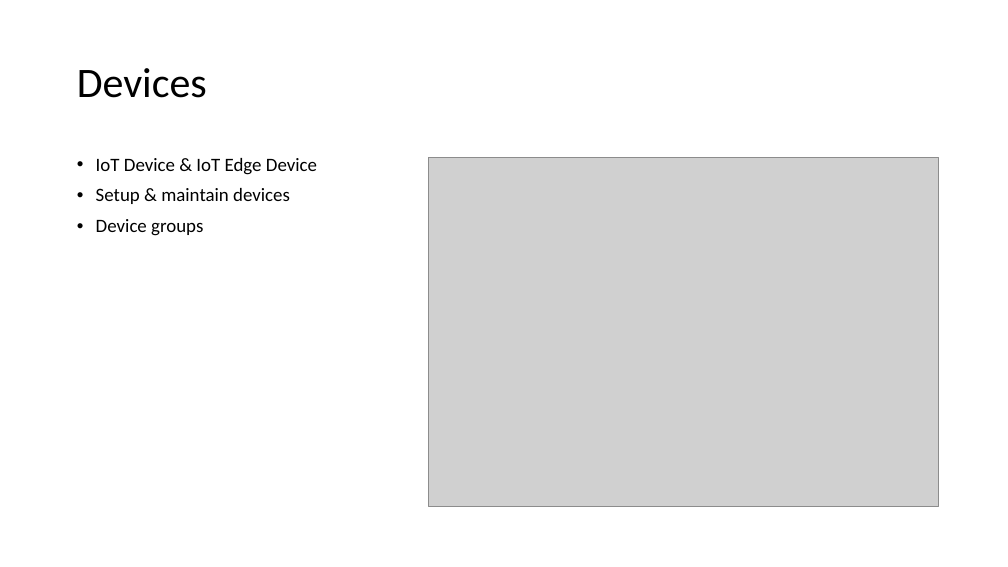
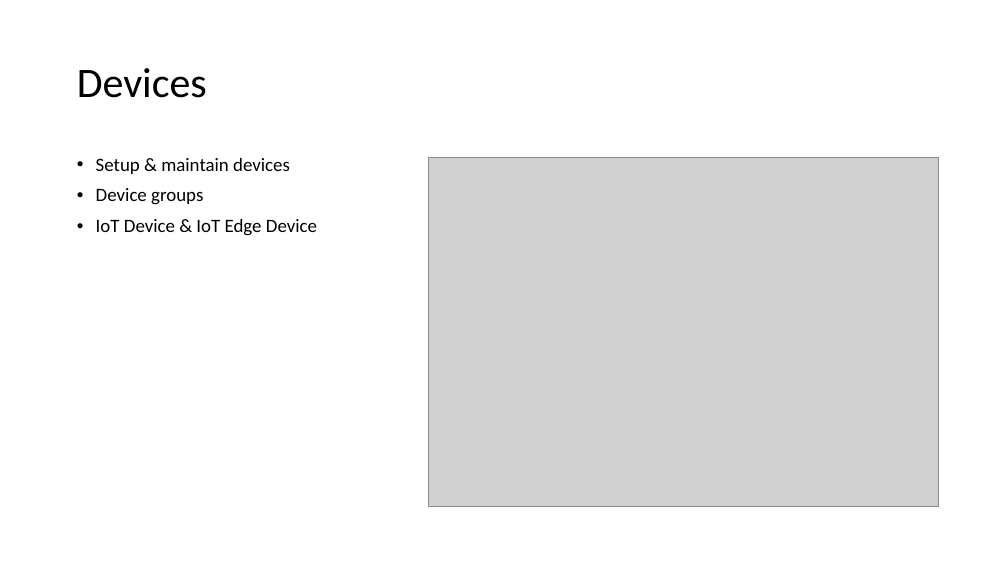
Before and after one commit to thomasgodon/DevCruiseTalk2023, a slide deck: slide 7 of .ppt/Azure Iot Central.pptx (slide 6 before the commit). Drawn at 1008x567 pixels with LibreOffice and Linux fonts; fonts in the diff are those of the drawing; grey boxes stand for pictures. Boxes give left, top, right and bottom in pixels: in the first picture for what was removed or moved away, otherwise in the second. Text is boxed around its words. In the diff, an @@ line names an element or a change of style, - is before the commit and + after.

Commit message:
ppt changes

```diff
--- a/.ppt/Azure Iot Central.pptx
+++ b/.ppt/Azure Iot Central.pptx
@@ text at (96, 158, 317, 175): paragraph removed @@
-• IoT Device & IoT Edge Device
@@ text at (96, 219, 317, 236): paragraph added @@
+• IoT Device & IoT Edge Device
```
Also in this commit, not shown: 1 other slide changed, 1 slide removed.
